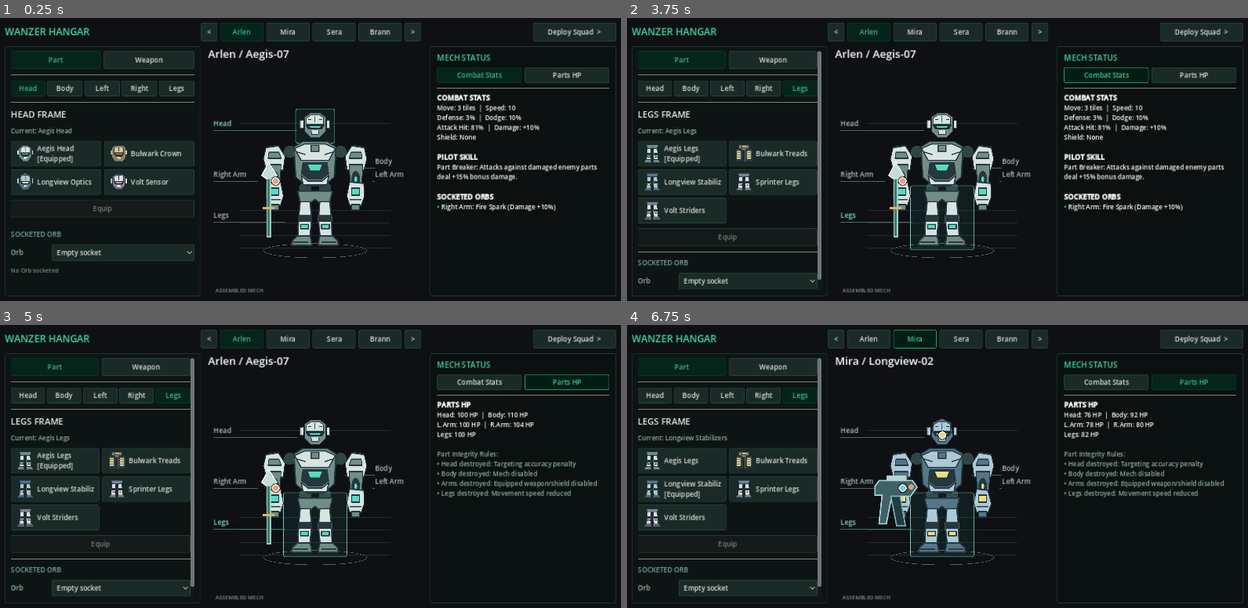
Above: before the commit, frames 1-4 (two rows, left to right).
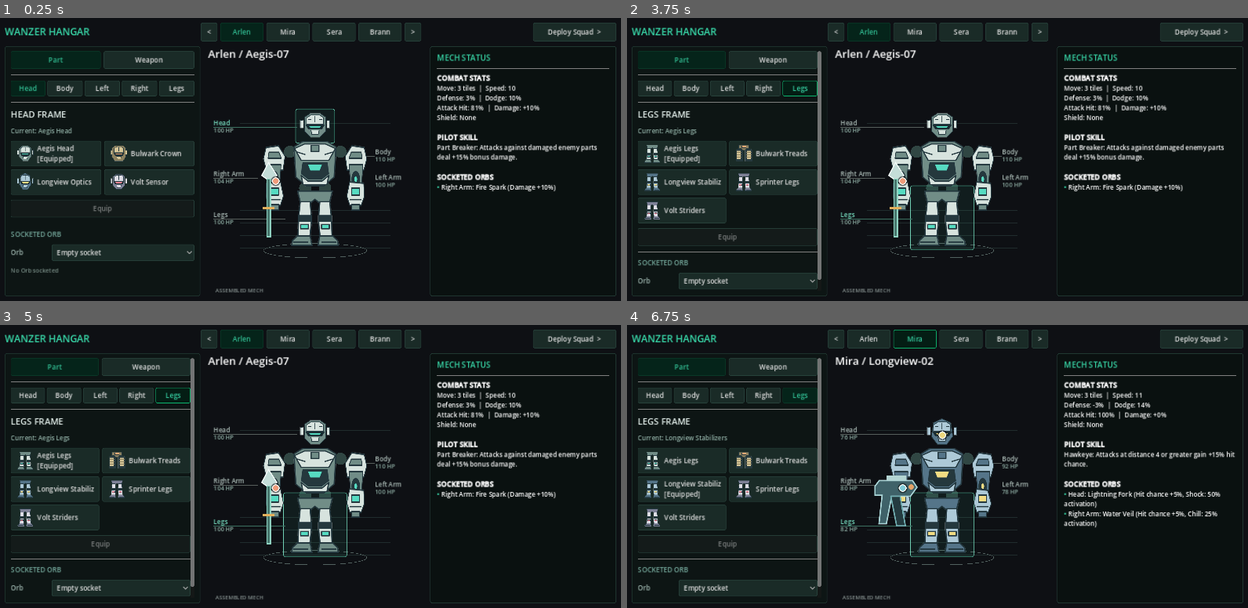
Above: after the commit, the same moments.

Repository: toonnix-github/magic-robot-tactic-war
Game: Godot game, scene res://scenes/preparation_flow.tscn
Same seed, same stepped clock (60 frames per second), same inputs: the game is played once before the commit and once after it.
Inputs (mouse positions are in pixels of both pictures, inside the frame that each line leads up to):
- Up to frame 1 (0.25 s): no input
- Up to frame 2 (3.75 s): click "Head" at 0.5 s; click "Body" at 1.25 s; click "Legs" at 2 s; click "Legs" at 2.75 s; click (1105, 74) at 3.5 s, where only the run before the commit has a clickable "Combat Stats"
- Up to frame 3 (5 s): click (565, 381) at 4.25 s, where only the run before the commit has a clickable "Parts HP"
- Up to frame 4 (6.75 s): click "<" at 5 s; click "Arlen" at 5.75 s; click "Mira" at 6.5 s

The runs differ from the first frame. In frame 1, 4.8% of the frame differs, in the area x 34-99%, y 17-73%; in frame 2, 4.8%, in the area x 25-99%, y 17-73%; in frame 3, 4.3%; in frame 4, 4.7%.

Commit message:
feat(ui): display part HP in visual assembly legend and streamline MECH STATUS panel

Diff:
--- a/src/ui/hangar_editor.gd
+++ b/src/ui/hangar_editor.gd
@@ -39,9 +39,6 @@
 var parts_container := VBoxContainer.new()
 var weapons_container := VBoxContainer.new()
 var active_category: String = "part"
-var stats_tab_combat := Button.new()
-var stats_tab_parts := Button.new()
-var active_stats_tab: String = "combat"
 
 
 func setup(model) -> void:
@@ -294,23 +291,6 @@
 	telemetry_hdr.add_theme_color_override("font_color", Color("38d9a9"))
 	stat_box.add_child(telemetry_hdr)
 
-	# Stats Tabs: [ Combat Stats ] | [ Parts HP ]
-	var stats_nav := HBoxContainer.new()
-	stats_nav.add_theme_constant_override("separation", 6)
-	stat_box.add_child(stats_nav)
-
-	stats_tab_combat.text = "Combat Stats"
-	stats_tab_combat.size_flags_horizontal = SIZE_EXPAND_FILL
-	stats_tab_combat.custom_minimum_size.y = 32
-	stats_tab_combat.pressed.connect(_select_stats_tab.bind("combat"))
-	stats_nav.add_child(stats_tab_combat)
-
-	stats_tab_parts.text = "Parts HP"
-	stats_tab_parts.size_flags_horizontal = SIZE_EXPAND_FILL
-	stats_tab_parts.custom_minimum_size.y = 32
-	stats_tab_parts.pressed.connect(_select_stats_tab.bind("parts"))
-	stats_nav.add_child(stats_tab_parts)
-
 	stat_box.add_child(HSeparator.new())
 
 	comparison.bbcode_enabled = true
@@ -336,7 +316,6 @@
 
 	_build_review_overlay()
 	_select_category("part")
-	_select_stats_tab("combat")
 	refresh()
 
 
@@ -511,21 +490,8 @@
 func _format_stat_breakdown(breakdown: Dictionary, preview_breakdown: Dictionary = {}) -> String:
 	var parts: Dictionary = breakdown["part_stats"]
 	var effective: Dictionary = breakdown["effective_stats"]
-	var p_hp: Dictionary = parts.get("part_hp", {})
 	var shield_hp: int = int(effective.get("shield_hp", 0))
 	var shield_str := "Shield: %d HP" % shield_hp if shield_hp > 0 else "Shield: None"
-
-	if active_stats_tab == "parts":
-		var head_hp_str := _part_hp_entry("Head", "Head", p_hp.get("Head", 100), preview_breakdown)
-		var body_hp_str := _part_hp_entry("Body", "Body", p_hp.get("Body", 110), preview_breakdown)
-		var larm_hp_str := _part_hp_entry("Left Arm", "L.Arm", p_hp.get("Left Arm", 100), preview_breakdown)
-		var rarm_hp_str := _part_hp_entry("Right Arm", "R.Arm", p_hp.get("Right Arm", 104), preview_breakdown)
-		var legs_hp_str := _part_hp_entry("Legs", "Legs", p_hp.get("Legs", 100), preview_breakdown)
-		return "[b]PARTS HP[/b]\n%s  |  %s\n%s  |  %s\n%s\n\n[color=#8faea4]Part Integrity Rules:\n• Head destroyed: Targeting accuracy penalty\n• Body destroyed: Mech disabled\n• Arms destroyed: Equipped weapon/shield disabled\n• Legs destroyed: Movement speed reduced[/color]" % [
-			head_hp_str, body_hp_str,
-			larm_hp_str, rarm_hp_str,
-			legs_hp_str
-		]
 
 	var orb_lines: Array[String] = []
 	for profile in breakdown.get("orb_profiles", []):
@@ -550,16 +516,6 @@
 		breakdown["pilot_passive"], breakdown["pilot_effect"],
 		orb_text
 	]
-
-
-func _part_hp_entry(slot_key: String, label: String, cur_hp: int, preview_breakdown: Dictionary) -> String:
-	if not preview_breakdown.is_empty():
-		var prev_hp: int = int(preview_breakdown.get("part_stats", {}).get("part_hp", {}).get(slot_key, cur_hp))
-		if prev_hp != cur_hp:
-			var diff: int = prev_hp - cur_hp
-			var color := "#38d9a9" if diff > 0 else "#ff6b6b"
-			return "%s: %d -> %d [color=%s](%+d)[/color]" % [label, cur_hp, prev_hp, color, diff]
-	return "%s: %d HP" % [label, cur_hp]
 
 
 func _stat_entry(label: String, cur_val: int, prev_val: int, suffix: String = "") -> String:
@@ -598,7 +554,9 @@
 	var slot: String = hangar.highlighted_part_name
 	var changed: bool = not candidate_id.is_empty() and candidate_id != build["parts"][slot]
 	var shown: Dictionary = hangar.build_model.swap_part(build, slot, candidate_id) if changed else build
-	mech_view.show_build(shown, slot, changed)
+	var before: Dictionary = hangar.build_model.build_stats(build)
+	var after: Dictionary = hangar.build_model.build_stats(shown) if changed else before
+	mech_view.show_build(shown, slot, changed, before["part_hp"], after["part_hp"] if changed else {})
 	equip_button.disabled = not changed
 	cancel_button.disabled = not changed
 	deploy_button.disabled = changed
@@ -624,8 +582,6 @@
 			hangar.GameDataScript.UNIT_INITIATIVE_DATA
 		)
 		stat_breakdown.text = _format_stat_breakdown(breakdown, preview_breakdown)
-		var before: Dictionary = hangar.build_model.build_stats(build)
-		var after: Dictionary = hangar.build_model.build_stats(shown)
 		comparison.text = "%d -> %d" % [before["part_hp"][slot], after["part_hp"][slot]]
 	else:
 		stat_breakdown.text = _format_stat_breakdown(breakdown, {})
@@ -702,13 +658,6 @@
 	category_btn_part.modulate = Color("38d9a9") if is_part else Color.WHITE
 	category_btn_weapon.modulate = Color("38d9a9") if not is_part else Color.WHITE
 
-
-func _select_stats_tab(tab: String) -> void:
-	active_stats_tab = tab
-	var is_combat: bool = (tab == "combat")
-	stats_tab_combat.modulate = Color("38d9a9") if is_combat else Color.WHITE
-	stats_tab_parts.modulate = Color("38d9a9") if not is_combat else Color.WHITE
-	_show_preview()
 
 
 func _select_slot(slot: String) -> void:
--- a/src/ui/mech_assembly_view.gd
+++ b/src/ui/mech_assembly_view.gd
@@ -24,6 +24,8 @@
 var weapon_visual := TextureRect.new()
 var shield_visual := TextureRect.new()
 var previewing := false
+var cur_part_hps: Dictionary = {}
+var preview_part_hps: Dictionary = {}
 
 
 func _ready() -> void:
@@ -114,10 +116,13 @@
 	return textures[path]
 
 
-func show_build(build: Dictionary, slot: String, is_preview: bool = false) -> void:
+func show_build(build: Dictionary, slot: String, is_preview: bool = false, hps: Dictionary = {}, prev_hps: Dictionary = {}) -> void:
 	display_build = build.duplicate(true)
 	selected_slot = slot
 	previewing = is_preview
+	if not hps.is_empty():
+		cur_part_hps = hps.duplicate(true)
+	preview_part_hps = prev_hps.duplicate(true)
 	var weapon_name := str(build.get("weapon", ""))
 	weapon_visual.texture = equipment_texture("weapon_%s" % weapon_name.to_lower())
 	weapon_visual.visible = weapon_visual.texture != null
@@ -136,6 +141,7 @@
 		else:
 			buttons[part].tooltip_text = "%s / Orb slot empty" % part
 	queue_redraw()
+
 
 
 func equipment_visual_state() -> Dictionary:
@@ -168,12 +174,26 @@
 	for slot in buttons:
 		var rect: Rect2 = buttons[slot].get_rect()
 		var on_left: bool = slot in ["Head", "Right Arm", "Legs"]
-		var y: float = rect.get_center().y
+		var y_offset: float = -25.0 if slot == "Body" else (10.0 if slot == "Left Arm" else 0.0)
+		var y: float = rect.get_center().y + y_offset * factor
 		var start := Vector2(origin.x + (15 if on_left else 467) * factor, y)
 		var color := Color("78e1c3") if slot == selected_slot else Color("aebeb9")
-		draw_string(font, start, slot, HORIZONTAL_ALIGNMENT_LEFT, 122 * factor, 14, color)
-		var line_start := start + Vector2(0, 9)
-		var end := Vector2(rect.position.x if on_left else rect.end.x, y + 9)
+		draw_string(font, start + Vector2(0, -2 * factor), slot, HORIZONTAL_ALIGNMENT_LEFT, 130 * factor, 13, color)
+		var hp_str := ""
+		var hp_color := Color("8faea4")
+		if cur_part_hps.has(slot):
+			var cur_hp: int = cur_part_hps[slot]
+			if not preview_part_hps.is_empty() and preview_part_hps.has(slot) and preview_part_hps[slot] != cur_hp:
+				var new_hp: int = preview_part_hps[slot]
+				var diff: int = new_hp - cur_hp
+				hp_str = "%d -> %d (%+d)" % [cur_hp, new_hp, diff]
+				hp_color = Color("38d9a9") if diff > 0 else Color("ff6b6b")
+			else:
+				hp_str = "%d HP" % cur_hp
+		if not hp_str.is_empty():
+			draw_string(font, start + Vector2(0, 18 * factor), hp_str, HORIZONTAL_ALIGNMENT_LEFT, 130 * factor, 12, hp_color)
+		var line_start := start + Vector2(0, 4 * factor)
+		var end := Vector2(rect.position.x if on_left else rect.end.x, y + 4 * factor)
 		draw_line(line_start, end, color.darkened(0.5), 1)
 	var caption := "PART PREVIEW" if previewing else "ASSEMBLED MECH"
 	draw_string(font, Vector2(15, size.y - 8), caption, HORIZONTAL_ALIGNMENT_LEFT, -1, 11, muted.lightened(0.3))
--- a/tests/godot/battle_milestone_test.gd
+++ b/tests/godot/battle_milestone_test.gd
@@ -3571,9 +3571,9 @@
 	_assert_true(editor.orb_details.text.contains("Damage +10%"), "#58: Orb effect is explained")
 	_assert_true(editor.orb_select.get_item_text(1).contains("Damage +10%"), "#58: Orb menu compares effects before selection")
 	_assert_true(editor.stat_breakdown.text.contains("COMBAT STATS"), "#58: default tab shows combat stats")
-	editor.stats_tab_parts.pressed.emit()
-	_assert_true(editor.stat_breakdown.text.contains("PARTS HP"), "#58: parts tab shows parts HP")
-	editor.stats_tab_combat.pressed.emit()
+	_assert_true(editor.mech_view.cur_part_hps.has("Body"), "#FM3: mech view tracks part HPs for visual legend")
+	_assert_equal(editor.mech_view.cur_part_hps["Body"], 110, "#FM3: mech view has current body HP")
+	_assert_false(editor.stat_breakdown.text.contains("PARTS HP"), "#FM3: part HP moved out of panel to visual legend")
 	_assert_false(editor.stat_breakdown.text.contains("Total Armor"), "#FM3: total armor removed in favor of per-part HP")
 	_assert_true(editor.stat_breakdown.text.contains("PILOT SKILL"), "#FM3: pilot skill is labeled")
 	var equipment_state: Dictionary = editor.mech_view.equipment_visual_state()
@@ -3589,10 +3589,8 @@
 		_assert_true(editor.deploy_button.disabled, "#58: resolve preview before deploying")
 		_assert_true(editor.comparison.text.contains("110"), "#58: comparison includes old HP")
 		_assert_true(editor.comparison.text.contains("138"), "#58: comparison includes new HP")
-		editor.stats_tab_parts.pressed.emit()
-		_assert_true(editor.stat_breakdown.text.contains("110 -> 138"), "#FM3: modification number is displayed in PARTS HP section")
+		_assert_equal(editor.mech_view.preview_part_hps["Body"], 138, "#FM3: mech view preview HPs updated for visual legend")
 		_assert_false(editor.comparison.visible, "#FM3: no separate preview section added")
-		editor.stats_tab_combat.pressed.emit()
 		editor.cancel_button.pressed.emit()
 		_assert_equal(flow.hangar.builds, original, "#58: Cancel preserves equipped build")
 		_assert_false(editor.deploy_button.disabled, "#58: Cancel restores deployment")
@@ -3600,6 +3598,7 @@
 		editor.equip_button.pressed.emit()
 		_assert_equal(flow.hangar.builds["arlen"]["parts"]["Body"], "bulwark_body", "#58: Equip commits candidate")
 		_assert_equal(editor.mech_view.display_build["parts"]["Body"], "bulwark_body", "#58: illustration reflects equipped part")
+		_assert_equal(editor.mech_view.cur_part_hps["Body"], 138, "#FM3: visual legend reflects new equipped HP")
 		for orb_slot in ["Head", "Body", "Right Arm", "Left Arm", "Legs"]:
 			var marker: Vector2 = editor.mech_view.orb_marker_position(orb_slot)
 			var part_rect: Rect2 = editor.mech_view.buttons[orb_slot].get_rect().grow(-12.0)
Not shown, changed: tests/test_battle_milestone_static.py
